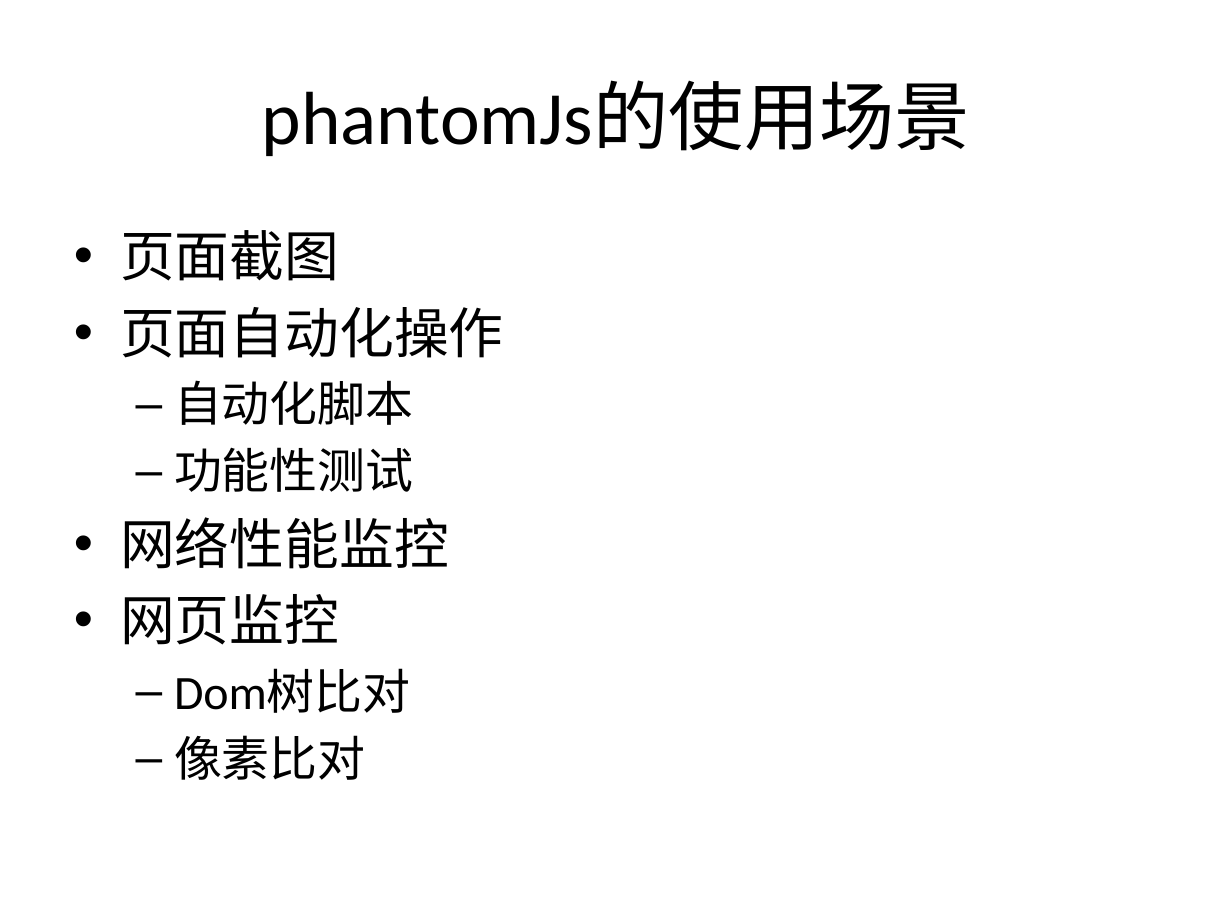
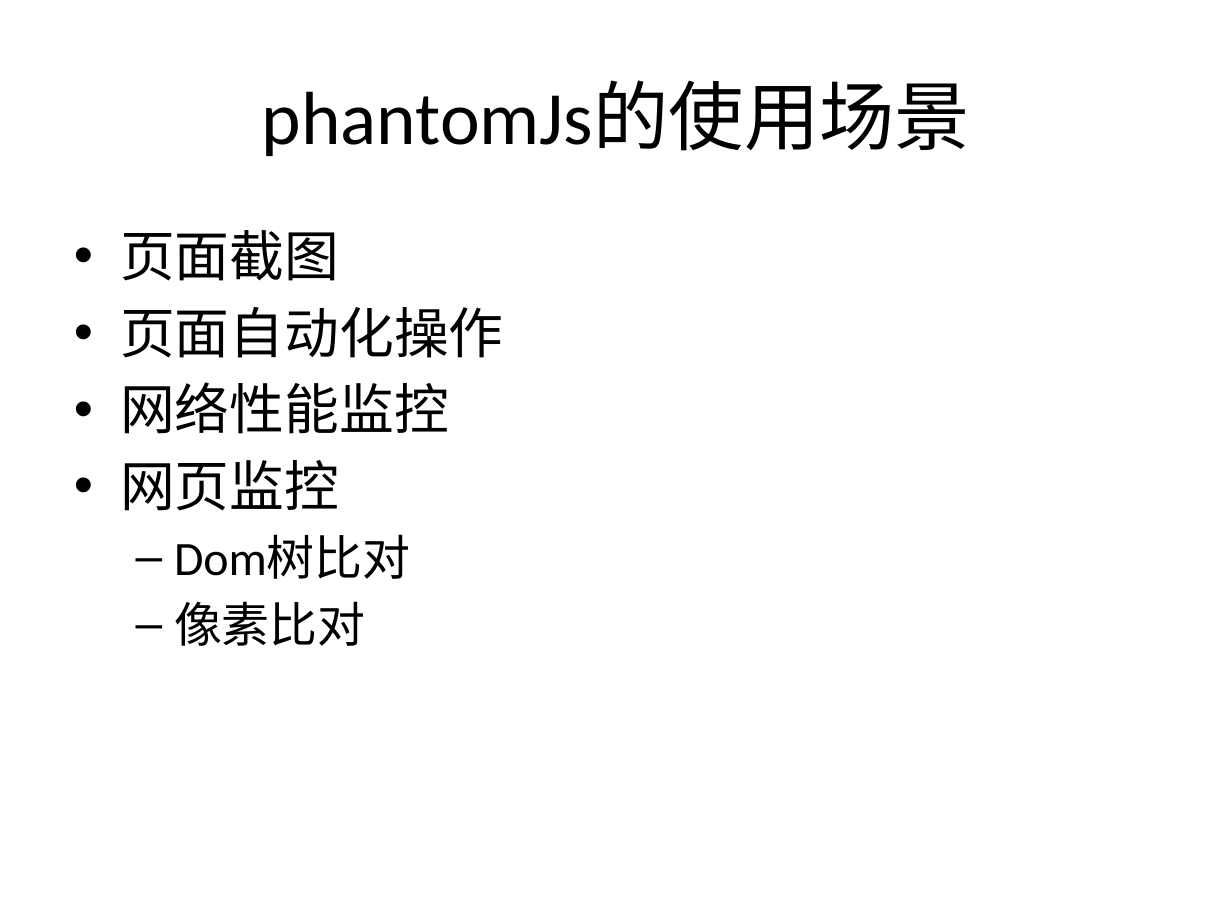
Before and after one commit to zcs19871221/mydoc, a slide deck: slide 5 of phantomJs介绍-张成思.pptx. Drawn at 1232x924 pixels with LibreOffice and Linux fonts; fonts in the diff are those of the drawing. Boxes give left, top, right and bottom in pixels: in the first picture for what was removed or moved away, otherwise in the second. Text is boxed around its words. In the diff, an @@ line names an element or a change of style, - is before the commit and + after.

```diff
--- a/phantomJs介绍-张成思.pptx
+++ b/phantomJs介绍-张成思.pptx
@@ text at [174,380,413,492]: paragraphs removed @@
-  – 自动化脚本
-  – 功能性测试
```
Also in this commit, not shown: 6 other slides changed, 2 slides added, 2 slides removed, 1 other file.
